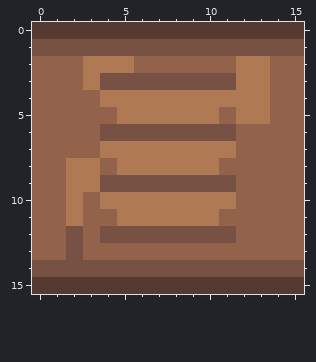
File history of a pixel-art file, src/main/art/machines/block/ctm/coilside_copper/horizontal.aseprite. That is the earlier state.
16x16 pixels, 1 frame.
The result:
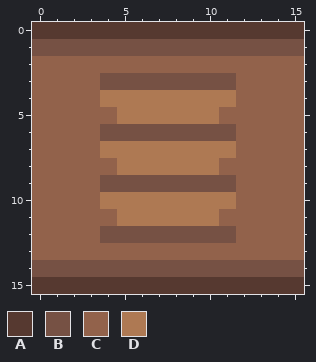
Palette (. is transparent): A #563930  B #765144  C #92624b  D #ae7953
Edits made:
--- layer "Hardware and tone variation"
@@ x 0..15 @@
  1 BBBBBBBBBBBBBBBB
- 2 CCCDDDCCCCCCDDCC
- 3 CCCDBBBBBBBBDDCC
- 4 CCCCDDDDDDDDDDCC
- 5 CCCCCDDDDDDCDDCC
+ 2 CCCCCCCCCCCCCCCC
+ 3 CCCCBBBBBBBBCCCC
+ 4 CCCCDDDDDDDDCCCC
+ 5 CCCCCDDDDDDCCCCC
  6 CCCCBBBBBBBBCCCC
  7 CCCCDDDDDDDDCCCC
- 8 CCDDCDDDDDDCCCCC
- 9 CCDDBBBBBBBBCCCC
-10 CCDCDDDDDDDDCCCC
-11 CCDCCDDDDDDCCCCC
-12 CCBCBBBBBBBBCCCC
-13 CCBCCCCCCCCCCCCC
+ 8 CCCCCDDDDDDCCCCC
+ 9 CCCCBBBBBBBBCCCC
+10 CCCCDDDDDDDDCCCC
+11 CCCCCDDDDDDCCCCC
+12 CCCCBBBBBBBBCCCC
+13 CCCCCCCCCCCCCCCC
 14 BBBBBBBBBBBBBBBB
